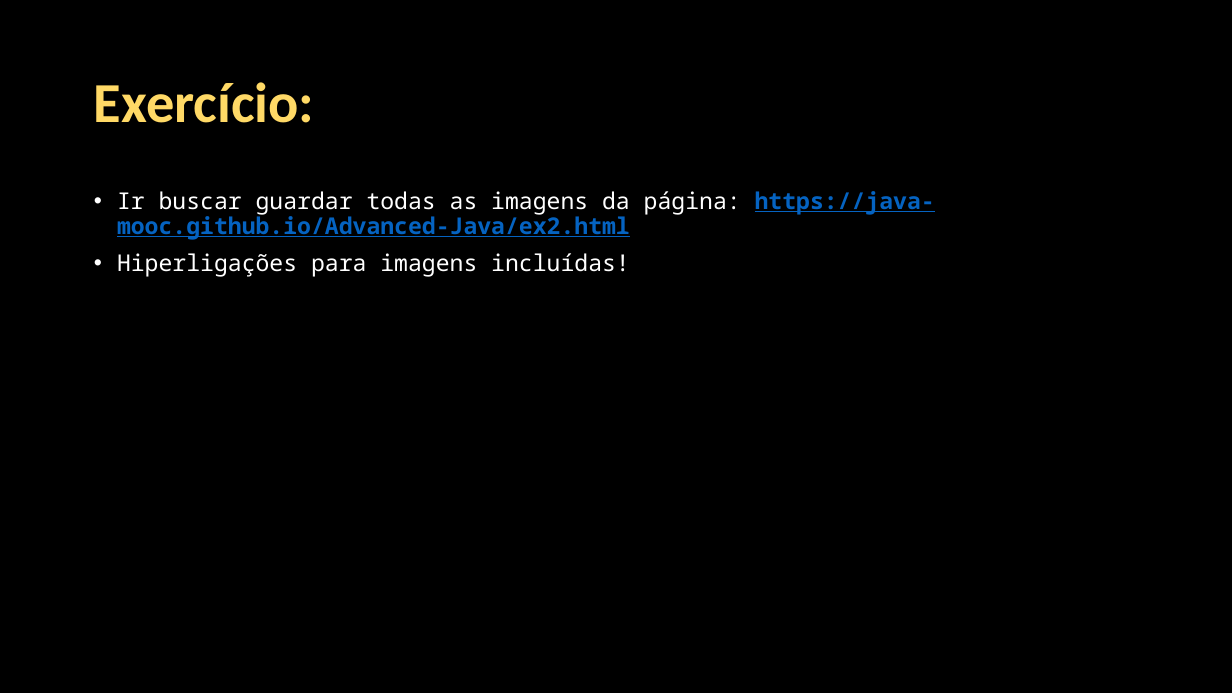
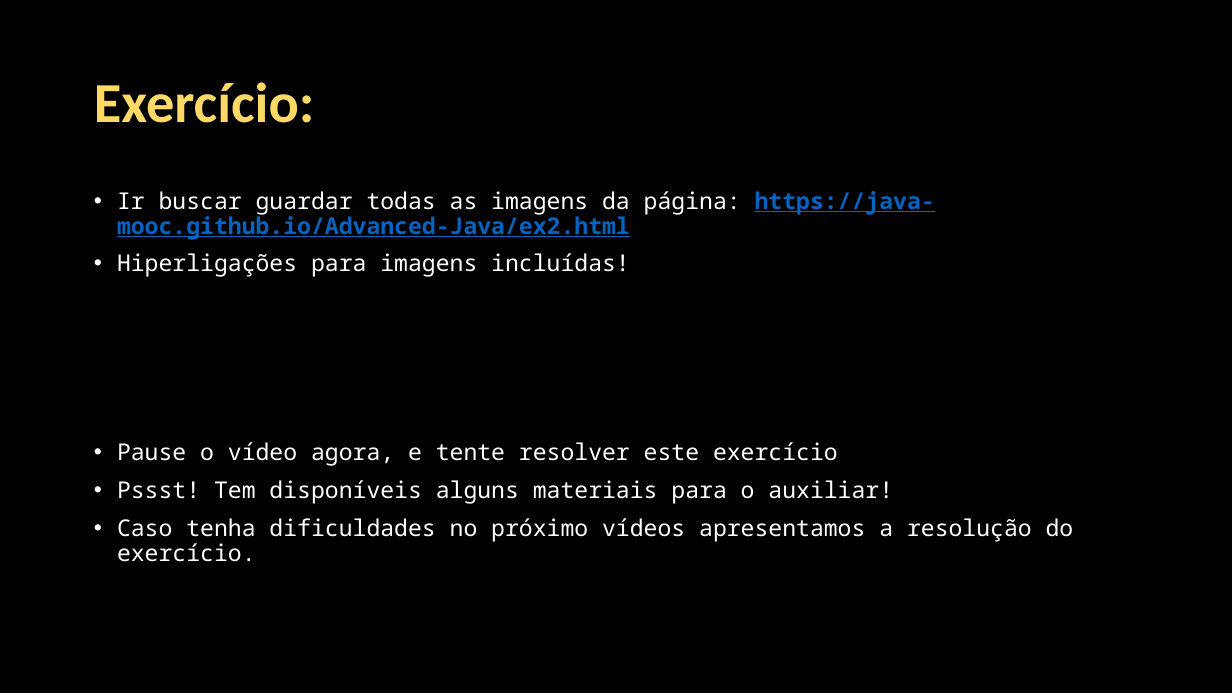
Before and after one commit to Java-Mooc/Advanced-Java, a slide deck: slide 7 of PPT1 - Ligacao a internet.pptx. Drawn at 1232x693 pixels with LibreOffice and Linux fonts; fonts in the diff are those of the drawing. Boxes give left, top, right and bottom in pixels: in the first picture for what was removed or moved away, otherwise in the second. Text is boxed around its words. In the diff, an @@ line names an element or a change of style, - is before the commit and + after.

```diff
--- a/PPT1 - Ligacao a internet.pptx
+++ b/PPT1 - Ligacao a internet.pptx
@@ text at (117,442,1074,562): paragraphs added @@
+• Pause o vídeo agora, e tente resolver este exercício
+• Pssst! Tem disponíveis alguns materiais para o auxiliar!
+• Caso tenha dificuldades no próximo vídeos apresentamos a resolução do exercício.
```
Also in this commit, not shown: 1 slide removed, 21 other files.
